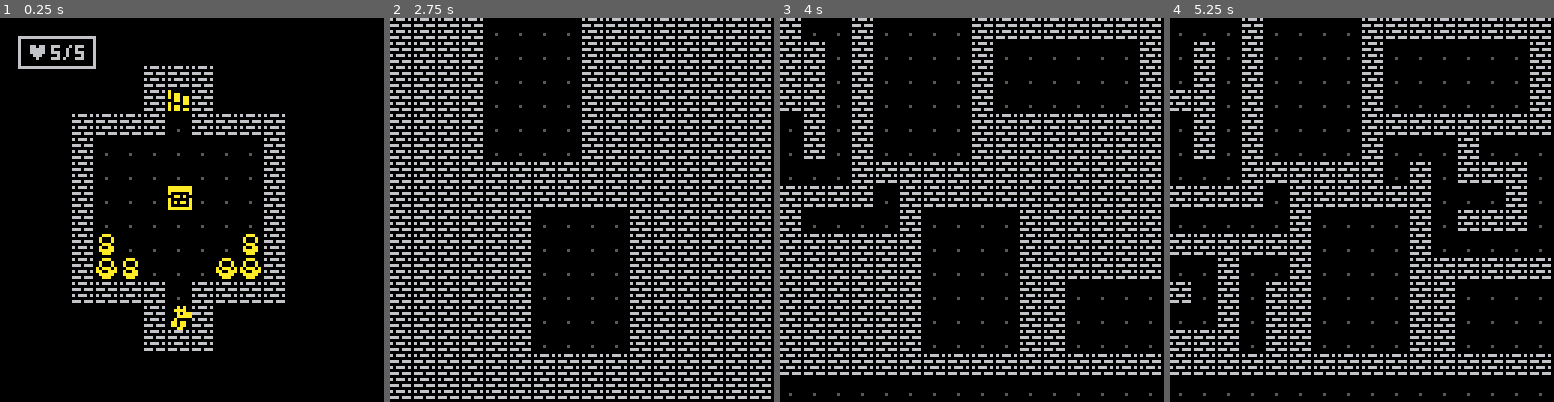
Above: before the commit, frames 1-4 (left to right).
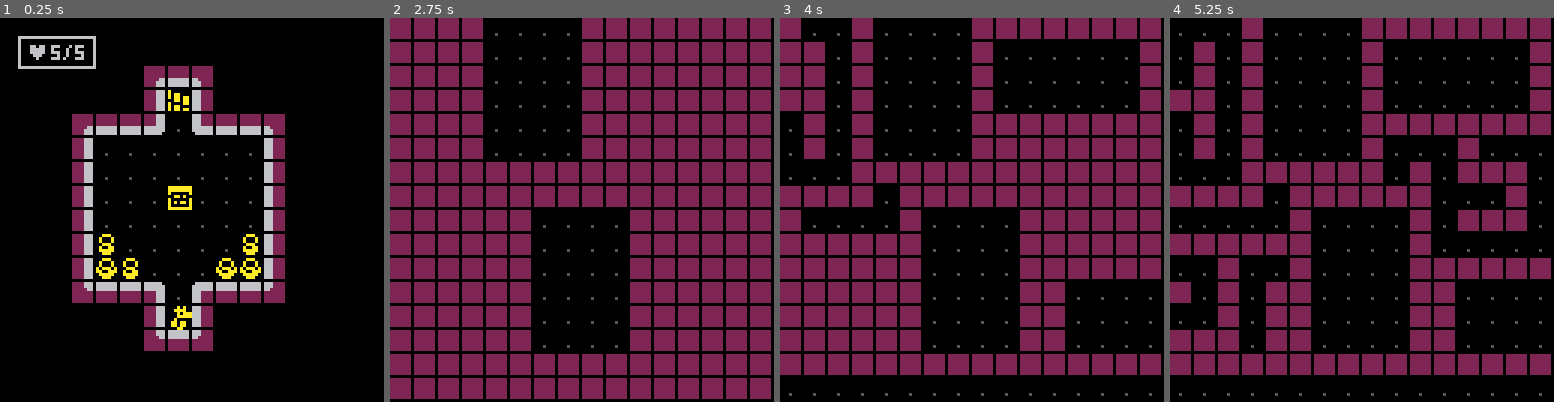
Above: after the commit, the same moments.

Repository: Qowface/pico8-carts
Game: PICO-8 cartridge roguelike.p8
The game is run twice, just before and just after one commit, with the same random seed, the same clock (stepped at 60 frames per second) and the same inputs.
Inputs:
- Up to frame 1 (0.25 s): no input
- Up to frame 2 (2.75 s): tap X (X key) at 0.33, 1.07, 1.85 s; tap O (Z key) at 0.7, 1.7, 2.1, 2.5 s; hold Right 1.6-2.1 s; hold Up 2.15-2.42 s; hold Right from 2.47 s (still down)
- Up to frame 3 (4 s): tap O (Z key) at 2.9, 3.3, 3.7 s; tap X (X key) at 2.97 s; release Right at 3.03 s; hold Left 3.08-3.58 s; hold Down 3.63-3.97 s
- Up to frame 4 (5.25 s): hold Right 4.02-4.68 s; tap X (X key) at 4.08, 5.2 s; tap O (Z key) at 4.1, 4.5, 4.9 s; hold Up 4.73-5.03 s; hold Left from 5.08 s (still down)

The runs differ from the first frame. In frame 1, 9.2% of the frame differs, in the area x 18-75%, y 12-87%; in frame 2, 62%, in the area x 0-100%, y 0-100%; in frame 3, 43%; in frame 4, 33%.

Commit message:
Roguelike - Tile borders.

Diff:
--- a/roguelike.p8
+++ b/roguelike.p8
@@ -1577,84 +1577,84 @@
 0000050505000303030103010307020000000000000000000000000000000000000000000000000000000000000000000000000000000000000000000000000000000000000000000000000000000000000000000000000000000000000000000000000000000000000000000000000000000000000000000000000000000000
 0000000000000000000000000000000000000000000000000000000000000000000000000000000000000000000000000000000000000000000000000000000000000000000000000000000000000000000000000000000000000000000000000000000000000000000000000000000000000000000000000000000000000000
 __map__
-0202020202020202020202020202020200000000000000000000000000000000000000000000000000000000000000000202020202020202020202020202020200000000000000000000000000000000000000000000000000000000000000000000000000000000000000000000000000000000000000000000000000000000
-020f0101010d01010707020801c00e0200000000000000000000000000000000000000000000000000000000000000000202020202020202020202020202020200000000000000000000000000000000000000000000000000000000000000000000000000000000000000000000000000000000000000000000000000000000
-02010101070201010707020101c0c00200000000000002020200000000000000000000000000000000000000000000000202020202020202020202020202020200000000000000000000000000000000000000000000000000000000000000000000000000000000000000000000000000000000000000000000000000000000
-02010101080208010101020101010102000000000000020e0200000000000000000000000000000000000000000000000202020202020202020202020202020200000000000000000000000000000000000000000000000000000000000000000000000000000000000000000000000000000000000000000000000000000000
-0201010108020801010802070701010200000002020202010202020200000000000000000000000000000000000000000202020202020202020202020202020200000000000000000000000000000000000000000000000000000000000000000000000000000000000000000000000000000000000000000000000000000000
-020101010102020d0202020202020d0200000002010101010101010200000000000000000002020202020200000000000202020202020202020202020202020200000000000000000000000000000000000000000000000000000000000000000000000000000000000000000000000000000000000000000000000000000000
-02080101080201010102010d0101010200000002010101010101010200000000000000000002010101010200000000000202020202020202020202020202020200000000000000000000000000000000000000000000000000000000000000000000000000000000000000000000000000000000000000000000000000000000
-0208010808020101010201020d02020200000002010101060101010200000000000000000002010601010200000000000202020202020202020202020202020200000000000000000000000000000000000000000000000000000000000000000000000000000000000000000000000000000000000000000000000000000000
-02020d02020201c001020102c0c0080200000002010101010101010200000000000000000002010101010200000000000202020202020202020202020202020200000000000000000000000000000000000000000000000000000000000000000000000000000000000000000000000000000000000000000000000000000000
-02010101010d0101010201020101010200000002070101010101070200000000000000000002010101010200000000000202020202020202020202020202020200000000000000000000000000000000000000000000000000000000000000000000000000000000000000000000000000000000000000000000000000000000
-020d020202020101010201020101010200000002080701010108080200000000000000000002020201020200000000000202020202020202020202020202020200000000000000000000000000000000000000000000000000000000000000000000000000000000000000000000000000000000000000000000000000000000
-0201010102020d02020201020101010200000002020202010202020200000000000000000000020f01020000000000000202020202020202020202020202020200000000000000000000000000000000000000000000000000000000000000000000000000000000000000000000000000000000000000000000000000000000
-02010101020101010102010d010a0102000000000000020f0200000000000000000000000000020202020000000000000202020202020202020202020202020200000000000000000000000000000000000000000000000000000000000000000000000000000000000000000000000000000000000000000000000000000000
-02c00ac002010c01c0020102c001010200000000000002020200000000000000000000000000000000000000000000000202020202020202020202020202020200000000000000000000000000000000000000000000000000000000000000000000000000000000000000000000000000000000000000000000000000000000
-02c001010d01c001010d01020101070200000000000000000000000000000000000000000000000000000000000000000202020202020202020202020202020200000000000000000000000000000000000000000000000000000000000000000000000000000000000000000000000000000000000000000000000000000000
-0202020202020202020202020202020200000000000000000000000000000000000000000000000000000000000000000202020202020202020202020202020200000000000000000000000000000000000000000000000000000000000000000000000000000000000000000000000000000000000000000000000000000000
-…(65 lines of a section not shown)…
+10111111113b111111113b111111111200000000000000000000000000000000000000000000000000000000000000000202020202020202020202020202020200000000000000000000000000000000000000000000000000000000000000000000000000000000000000000000000000000000000000000000000000000000
+200f0101010d01010707340801c00e2200000000000000000000000000000000000000000000000000000000000000000202020202020202020202020202020200000000000000000000000000000000000000000000000000000000000000000000000000000000000000000000000000000000000000000000000000000000
+20010101073401010707340101c0c02200000000000010111200000000000000000000000000000000000000000000000202020202020202020202020202020200000000000000000000000000000000000000000000000000000000000000000000000000000000000000000000000000000000000000000000000000000000
+20010101083408010101340101010122000000000000200e2200000000000000000000000000000000000000000000000202020202020202020202020202020200000000000000000000000000000000000000000000000000000000000000000000000000000000000000000000000000000000000000000000000000000000
+2001010108340801010834070701012200000010111124012311111200000000000000000000000000000000000000000202020202020202020202020202020200000000000000000000000000000000000000000000000000000000000000000000000000000000000000000000000000000000000000000000000000000000
+200101010118330d3319281933330d3d00000020010101010101012200000000000000000002020202020200000000000202020202020202020202020202020200000000000000000000000000000000000000000000000000000000000000000000000000000000000000000000000000000000000000000000000000000000
+20080101083401010134010d0101012200000020010101010101012200000000000000000002010101010200000000000202020202020202020202020202020200000000000000000000000000000000000000000000000000000000000000000000000000000000000000000000000000000000000000000000000000000000
+2008010808340101013401180d33333d00000020010101060101012200000000000000000002010601010200000000000202020202020202020202020202020200000000000000000000000000000000000000000000000000000000000000000000000000000000000000000000000000000000000000000000000000000000
+3a330d33332901c001340134c0c0082200000020010101010101012200000000000000000002010101010200000000000202020202020202020202020202020200000000000000000000000000000000000000000000000000000000000000000000000000000000000000000000000000000000000000000000000000000000
+20010101010d0101013401340101012200000020070101010101072200000000000000000002010101010200000000000202020202020202020202020202020200000000000000000000000000000000000000000000000000000000000000000000000000000000000000000000000000000000000000000000000000000000
+3a0d33332f2e0101013401340101012200000020080701010108082200000000000000000002020201020200000000000202020202020202020202020202020200000000000000000000000000000000000000000000000000000000000000000000000000000000000000000000000000000000000000000000000000000000
+200101011f1e0d33332901340101012200000030313114011331313200000000000000000000020f01020000000000000202020202020202020202020202020200000000000000000000000000000000000000000000000000000000000000000000000000000000000000000000000000000000000000000000000000000000
+20010101340101010134010d010a0122000000000000200f2200000000000000000000000000020202020000000000000202020202020202020202020202020200000000000000000000000000000000000000000000000000000000000000000000000000000000000000000000000000000000000000000000000000000000
+20c00ac034010c01c0340134c001012200000000000030313200000000000000000000000000000000000000000000000202020202020202020202020202020200000000000000000000000000000000000000000000000000000000000000000000000000000000000000000000000000000000000000000000000000000000
+20c001010d01c001010d01340101072200000000000000000000000000000000000000000000000000000000000000000202020202020202020202020202020200000000000000000000000000000000000000000000000000000000000000000000000000000000000000000000000000000000000000000000000000000000
+303131313c313131313c313c3131313200000000000000000000000000000000000000000000000000000000000000000202020202020202020202020202020200000000000000000000000000000000000000000000000000000000000000000000000000000000000000000000000000000000000000000000000000000000
+…(65 lines of a section not shown)…
Not shown, changed: 28 lines of the sprite sheet (__gfx__) section of roguelike.p8
